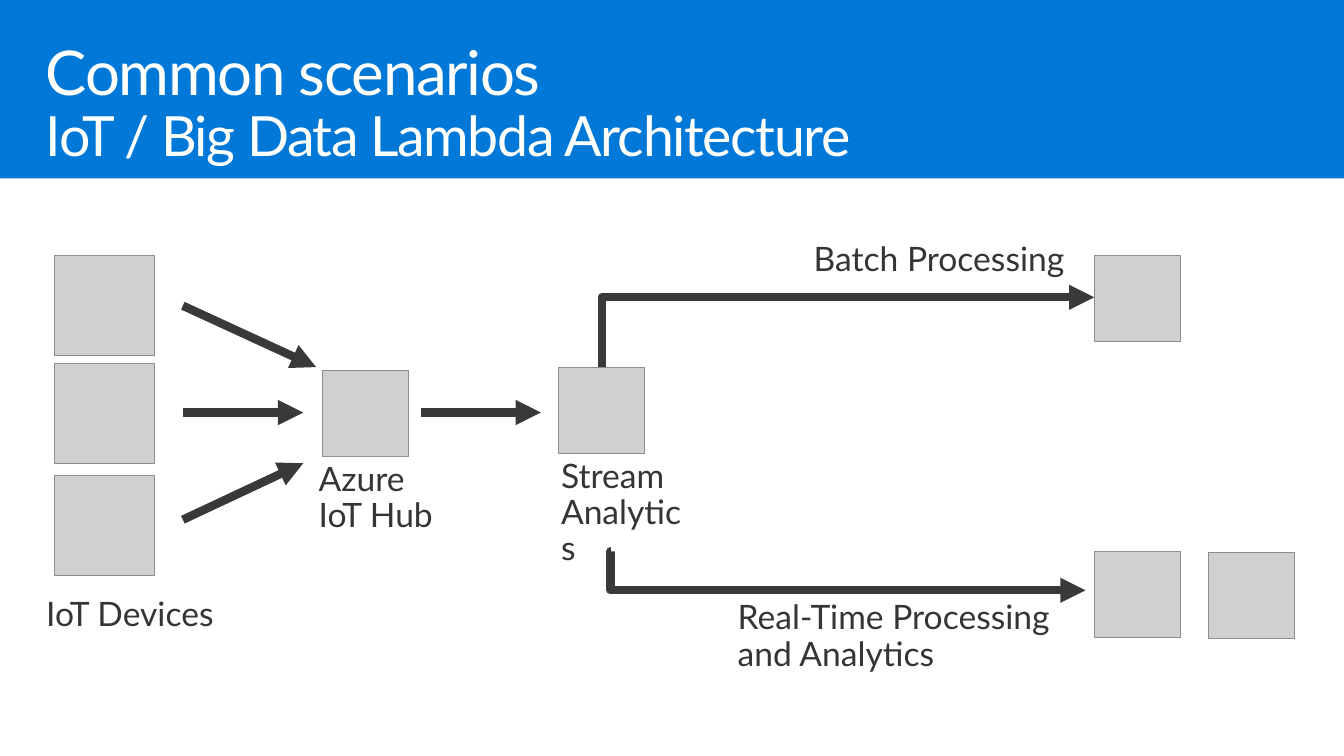
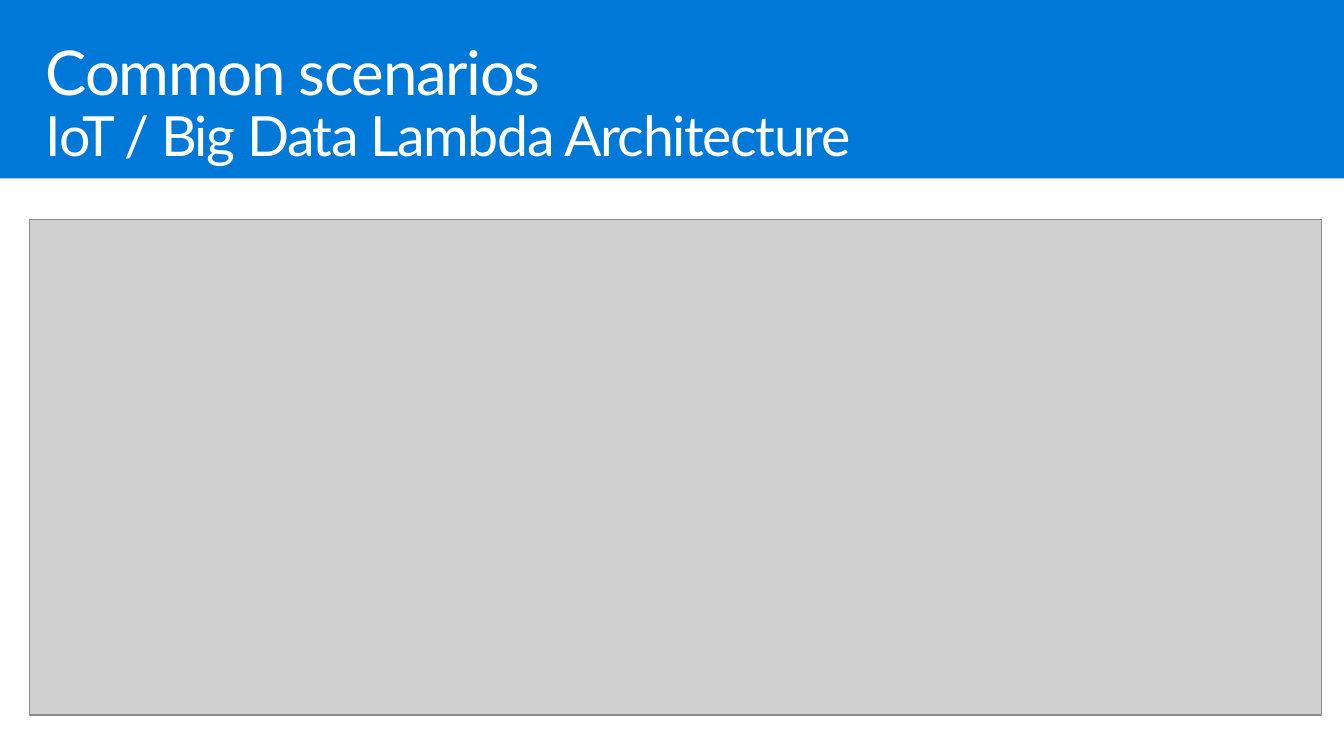
Before and after one commit to Microsoft/MCW-Azure-Blockchain, a slide deck: slide 11 of Whiteboard design session/WDS trainer presentation - Azure Blockchain.pptx. Drawn at 1344x756 pixels with LibreOffice and Linux fonts; fonts in the diff are those of the drawing; grey boxes stand for pictures. Boxes give left, top, right and bottom in pixels: in the first picture for what was removed or moved away, otherwise in the second. Text is boxed around its words. In the diff, an @@ line names an element or a change of style, - is before the commit and + after.

Commit message:
added alt-text to images / digrams in trainer presentation pptx

```diff
--- a/Whiteboard design session/WDS trainer presentation - Azure Blockchain.pptx
+++ b/Whiteboard design session/WDS trainer presentation - Azure Blockchain.pptx
@@ picture added at box(29, 220, 1322, 716) @@
@@ picture removed at box(54, 256, 154, 356) @@
@@ text removed at box(814, 246, 1064, 277) @@
-Batch Processing
@@ picture removed at box(1095, 256, 1181, 342) @@
@@ elbow arrow removed from (602, 367) to (1095, 297) @@
@@ arrow removed from (182, 306) to (317, 367) @@
@@ picture removed at box(54, 364, 154, 464) @@
@@ picture removed at box(323, 370, 408, 456) @@
@@ picture removed at box(559, 367, 644, 453) @@
@@ arrow removed from (182, 412) to (303, 412) @@
@@ arrow removed from (420, 412) to (541, 412) @@
@@ picture removed at box(54, 476, 154, 576) @@
@@ arrow removed from (182, 520) to (303, 464) @@
@@ text removed at box(319, 467, 433, 528) @@
-Azure IoT Hub
@@ text removed at box(561, 463, 664, 489) @@
-Stream Analytics
@@ elbow arrow removed from (612, 552) to (1086, 591) @@
@@ picture removed at box(1095, 552, 1181, 637) @@
@@ picture removed at box(1209, 553, 1295, 638) @@
@@ text removed at box(46, 601, 213, 627) @@
-IoT Devices
@@ text removed at box(738, 604, 1049, 672) @@
-Real-Time Processing and Analytics
```
Also in this commit, not shown: 2 other slides changed, 1 other file.
